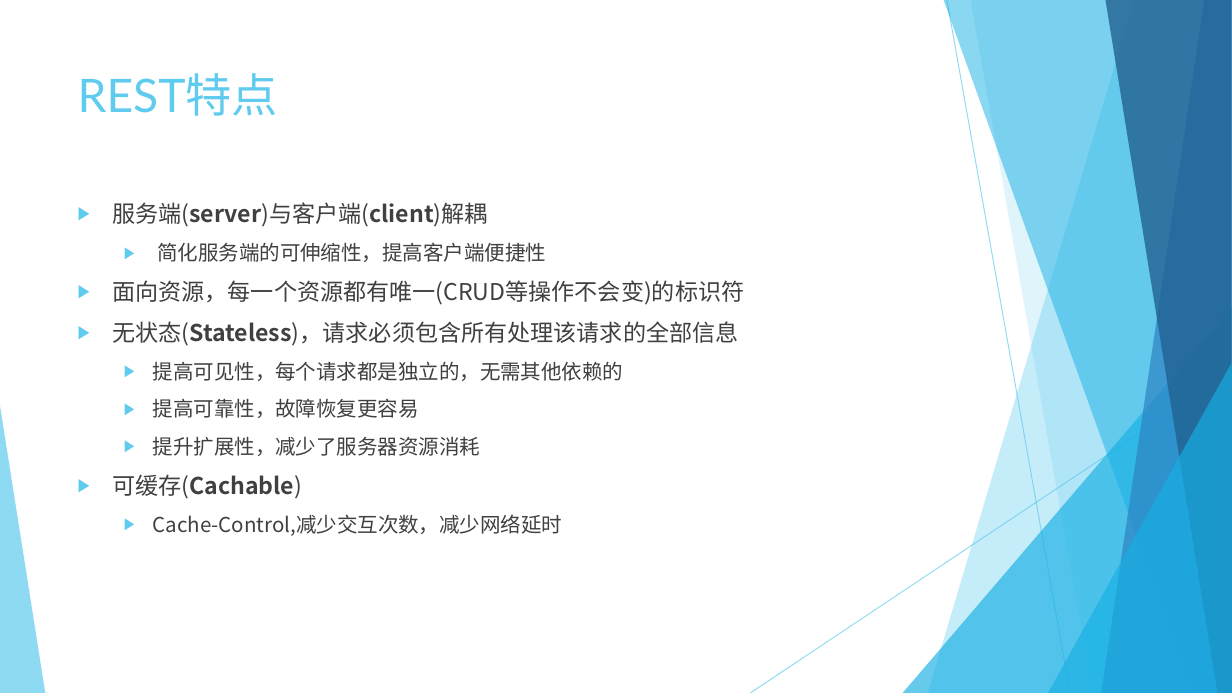
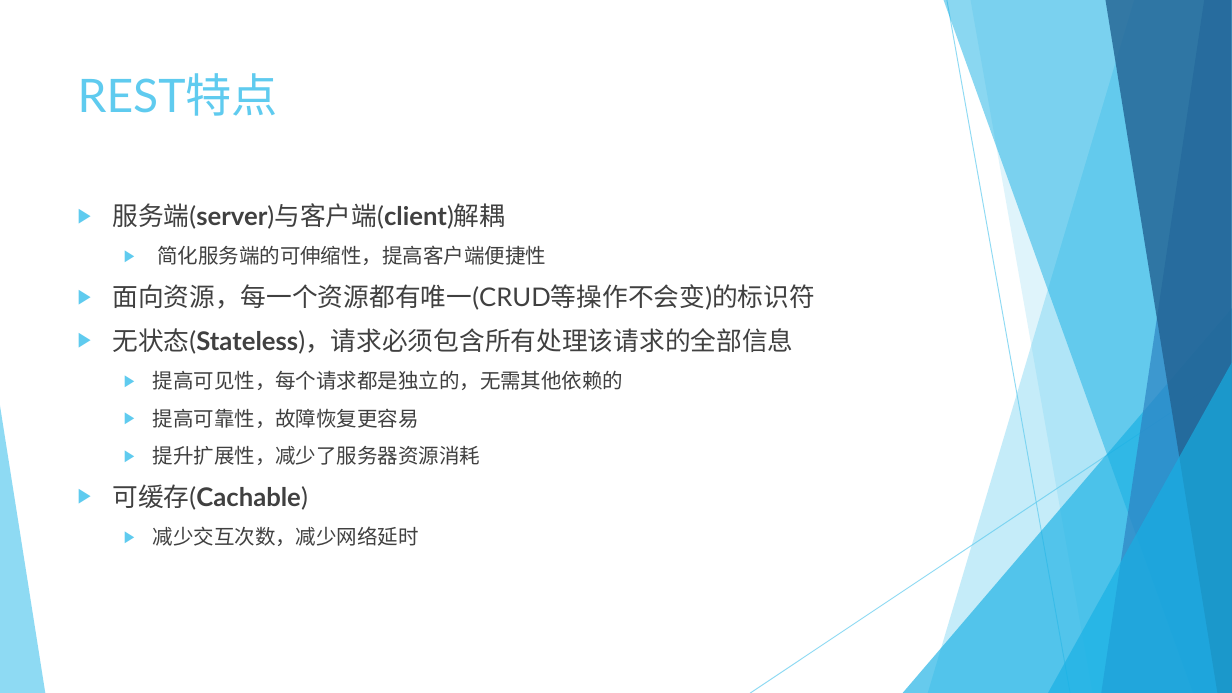
Before and after one commit to Crab2died/micro-boot, a slide deck: slide 4 of rest-api/RESTful.pptx (slide 5 before the commit). Drawn at 1232x693 pixels with LibreOffice and Linux fonts; fonts in the diff are those of the drawing. Boxes give left, top, right and bottom in pixels: in the first picture for what was removed or moved away, otherwise in the second. Text is boxed around its words. In the diff, an @@ line names an element or a change of style, - is before the commit and + after.

```diff
--- a/rest-api/RESTful.pptx
+++ b/rest-api/RESTful.pptx
@@ text at [112,203,815,510]: size 18 to 20 pt in "服务端(server)与客户端(client)解耦", "面向资源，每一个资源都有唯一(CRUD等操作不会变)的标识符", "无状态(Stateless)，请求必须包含所有处理该请求的全部信息", "可缓存(Cachable)"; font Noto Sans CJK SC to Lato @@
@@ text at [153,526,419,546]: text changed; font Noto Sans CJK SC to Lato @@
-  ▶ Cache-Control,减少交互次数，减少网络延时
+  ▶ 减少交互次数，减少网络延时
```
Also in this commit, not shown: 12 other slides changed, 6 slides added.
